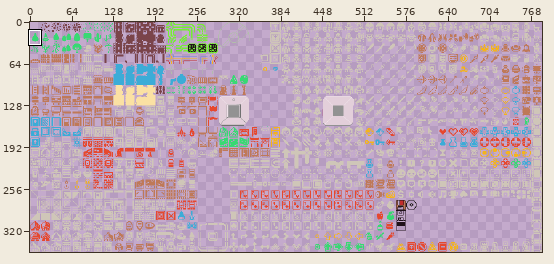
Two states of a pixel-art file, data/tileset/transparent.ase. The picture above shows the old version from afar; the outline marks the close-up.
Close-up. Old version:
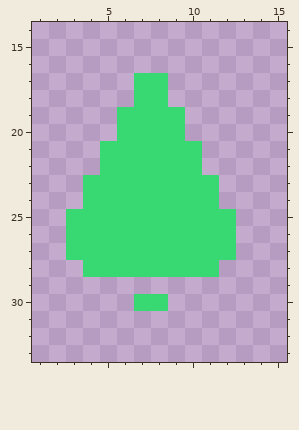
784x352 pixels, 1 frame. Shown: x 1..15, y 14..33. The commit also changed other parts of the picture, which this record leaves out.
Now the later version:
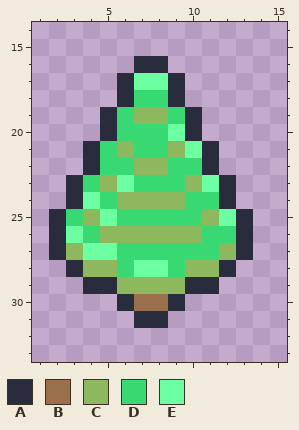
Palette (. is transparent): A #292c3d  B #99704b  C #8db85e  D #38d973  E #6bffa1
Edits made:
Layer "circuitry":
y 16: x 7..8 .. -> AA
y 17: x 6..9 .DD. -> AEEA
y 18: x 6 . -> A; x 9 . -> A
y 19: x 5 . -> A; x 7..8 DD -> CC; x 10 . -> A
y 20: x 5 . -> A; x 9..10 D. -> EA
y 21: x 4 . -> A; x 6 D -> C; x 9..11 DD. -> CEA
y 22: x 4 . -> A; x 7..8 DD -> CC; x 11 . -> A
y 23: x 3 . -> A; x 5..6 DD -> CE; x 10..12 DD. -> CEA
y 24: x 3..4 .D -> AE; x 6..9 DDDD -> CCCC; x 12 . -> A
y 25: x 2 . -> A; x 4..5 DD -> CE; x 11..13 DD. -> CEA
y 26: x 2..3 .D -> AE; x 5..10 DDDDDD -> CCCCCC; x 13 . -> A
y 27: x 2..5 .DDD -> ACEE; x 12..13 D. -> CA
y 28: x 3..5 .DD -> ACC; x 7..8 DD -> EE; x 10..12 DD. -> CCA
y 29: x 4..11 ........ -> AACCCCAA
y 30: x 6..9 .DD. -> ABBA
y 31: x 7..8 .. -> AA
Boxes around the changes in both close-ups, in picture pixels (x1, y1, x2, y2):
changed: (49, 56, 253, 328)
